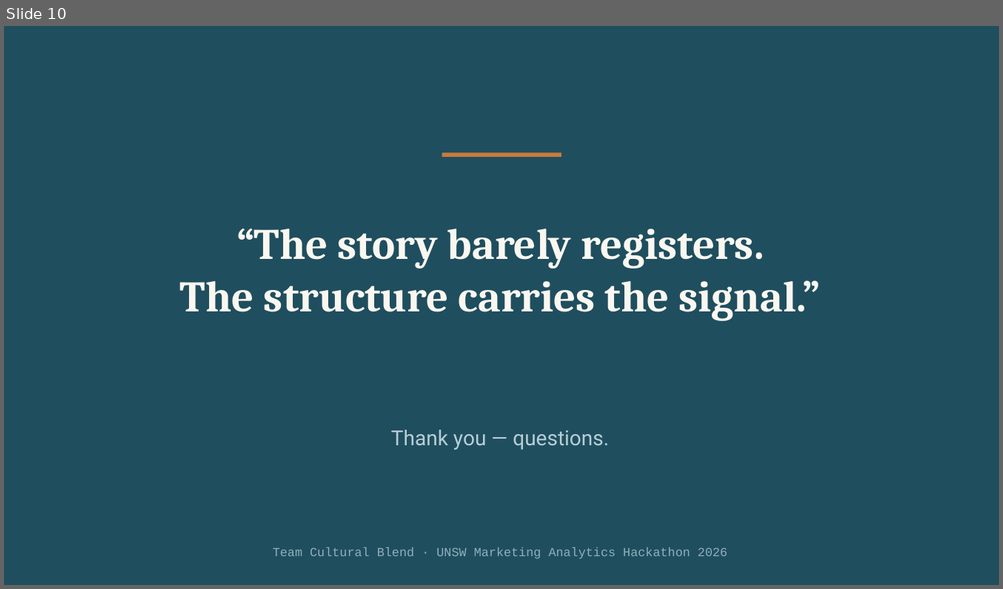
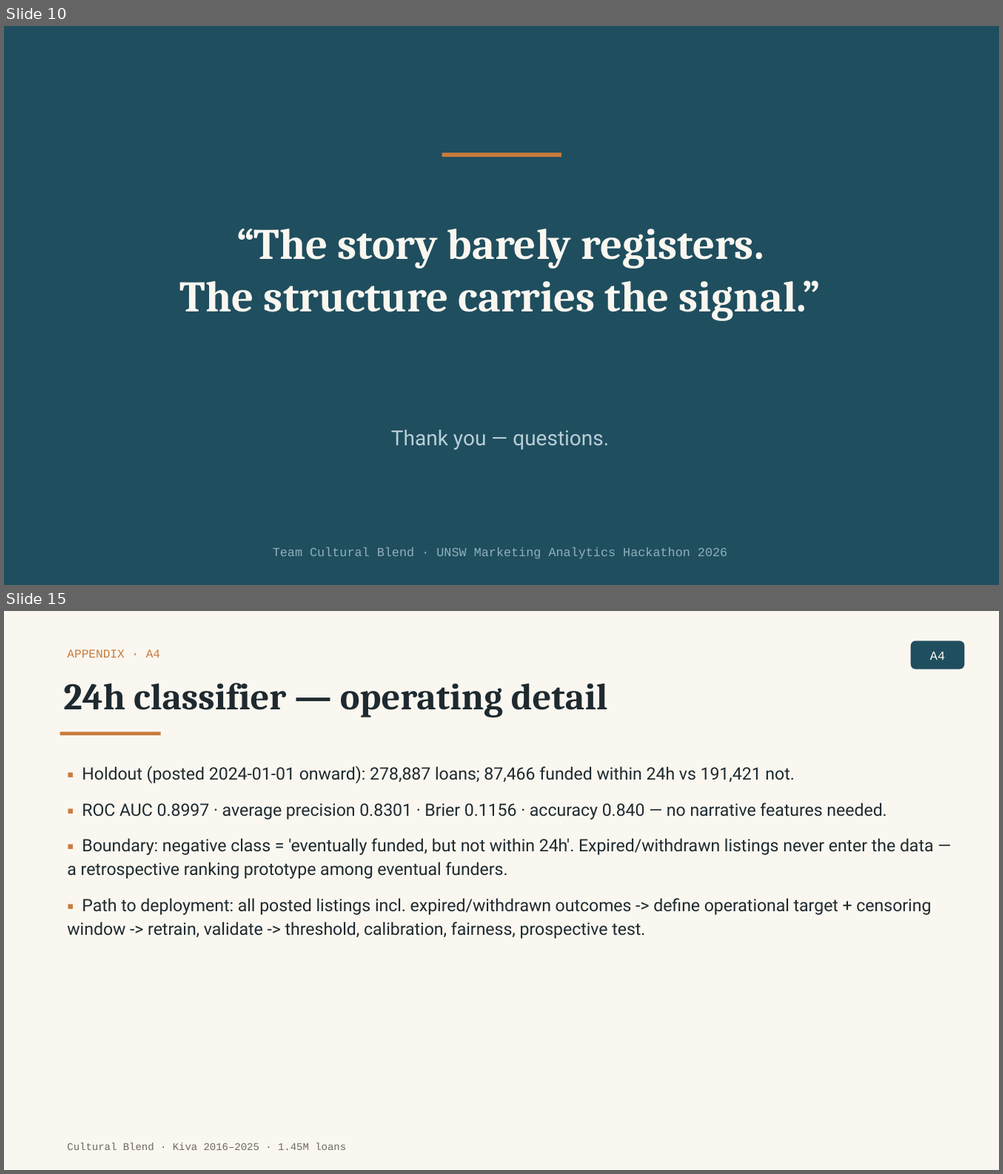
Before and after one commit to tuannm3812/unsw-ma-hackathon-2026, a slide deck: docs/presentation/slides_draft.pptx. Shown one above the other, each under a label of ours: slide 10 before the commit, slides 10 and 15 after it; the slides between them are not shown. The pictures are 1003x589 and 1003x1174 pixels, drawn with LibreOffice and Linux fonts; fonts in the diff are those of the drawing. Boxes give left, top, right and bottom in pixels: in the first picture for what was removed or moved away, otherwise in the second. Text is boxed around its words. In the diff, an @@ line names an element or a change of style, - is before the commit and + after.

```diff
--- a/docs/presentation/slides_draft.pptx
+++ b/docs/presentation/slides_draft.pptx
@@ slide 15 added at box(4, 611, 999, 1170), background #FAF7F0 @@
@@ text added at box(67, 649, 160, 658), 11.5 pt, text #C97B3D @@
+APPENDIX · A4
@@ rounded rectangle added at box(910, 641, 965, 669), fill #1F4E5F, 12 pt, text #FAF7F0 @@
+A4
@@ text added at box(63, 683, 608, 718), 36 pt, text #1E2A2F, bold @@
+24h classifier — operating detail
@@ rectangle added at box(60, 732, 161, 735), fill #C97B3D @@
@@ text added at box(67, 766, 933, 939), 16.5 pt, text #1E2A2F @@
+▪ Holdout (posted 2024-01-01 onward): 278,887 loans; 87,466 funded within 24h vs 191,421 not.
+▪ ROC AUC 0.8997 · average precision 0.8301 · Brier 0.1156 · accuracy 0.840 — no narrative features needed.
+▪ Boundary: negative class = 'eventually funded, but not within 24h'. Expired/withdrawn listings never enter the data — a retrospective ranking prototype among eventual funders.
+▪ Path to deployment: all posted listings incl. expired/withdrawn outcomes -> define operational target + censoring window -> retrain, validate -> threshold, calibration, fairness, prospective test.
@@ text added at box(67, 1143, 346, 1150), 10 pt, text #6E6A5E @@
+Cultural Blend · Kiva 2016–2025 · 1.45M loans
```
Also in this commit, not shown: 4 other slides added, 4 other files.
